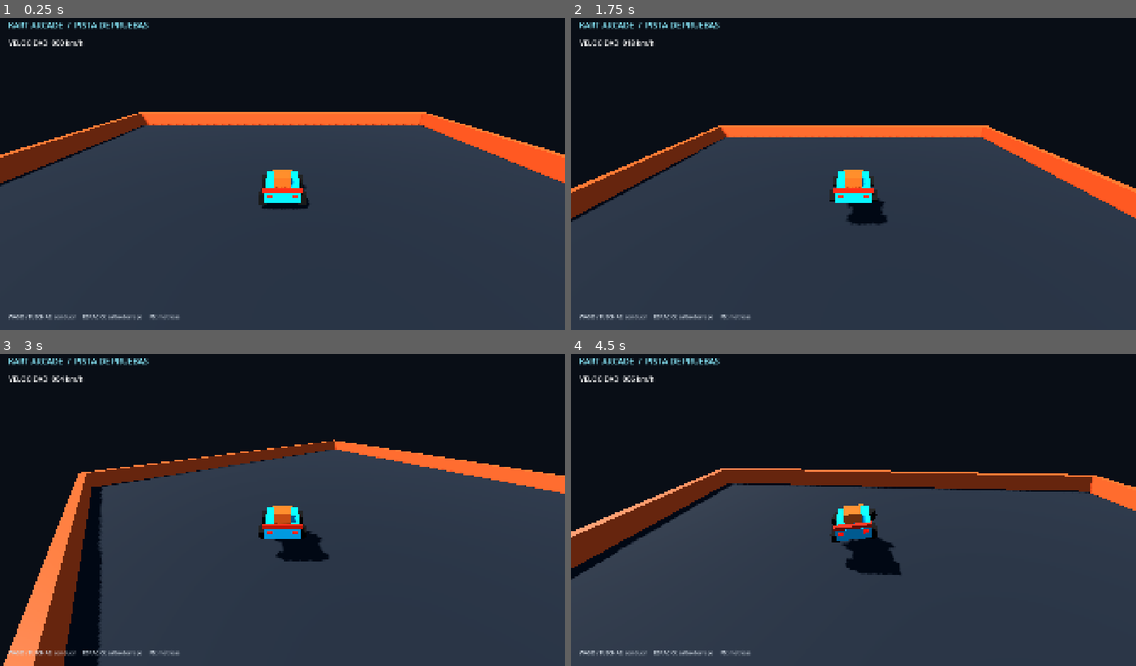
Above: before the commit, frames 1-4 (two rows, left to right).
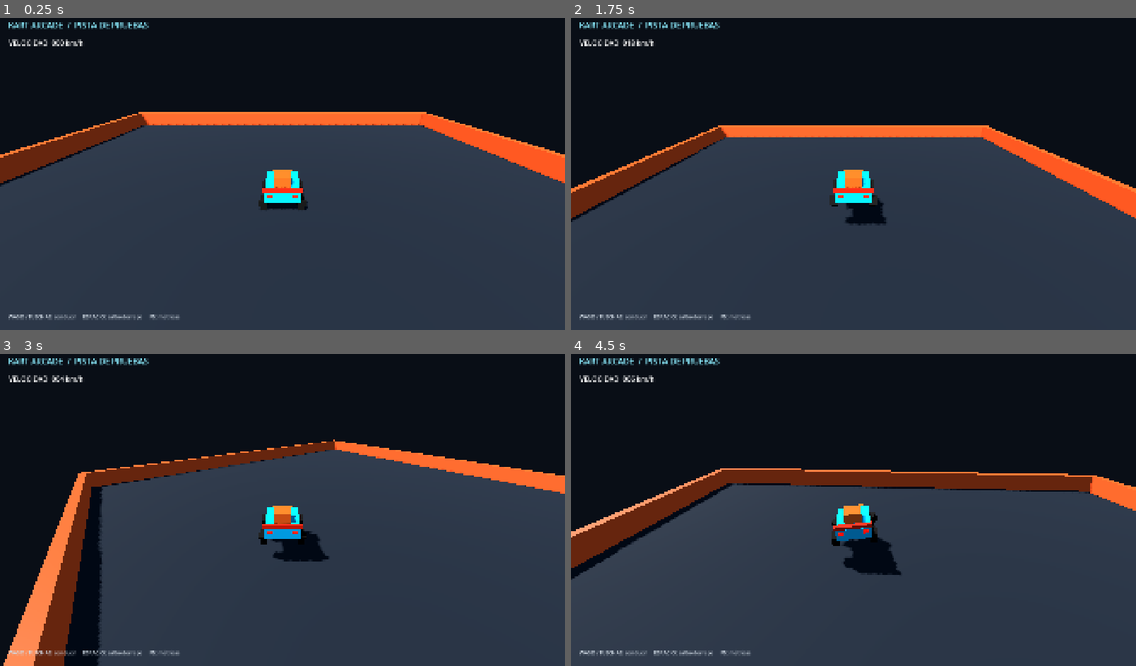
Above: after the commit, the same moments.

Repository: GammaYoshimura/kart
Game: Godot game, scene res://scenes/gameplay/playground.tscn
Same seed, same stepped clock (60 frames per second), same inputs: the game is played once before the commit and once after it.
Inputs:
- Up to frame 1 (0.25 s): no input
- Up to frame 2 (1.75 s): tap Enter at 0.5 s; hold D (steer_right) 0.53-1.28 s; hold Q (aim_backward) 0.53-1.28 s; tap Space (drift_hop) at 0.77, 1.52 s; hold S (brake_reverse) from 1.28 s (still down); tap Page Down (toggle_perf_overlay) at 1.35 s
- Up to frame 3 (3 s): release S (brake_reverse) at 2.03 s; hold D (steer_right) 2.03-2.78 s; hold E (use_item) 2.03-2.78 s; hold W (accelerate) from 2.78 s (still down); tap Q (aim_backward) at 2.85 s
- Up to frame 4 (4.5 s): tap Space (drift_hop) at 3.02, 3.77 s; release W (accelerate) at 3.53 s; hold A (steer_left) from 3.53 s (still down); tap Page Down (toggle_perf_overlay) at 3.6 s; tap E (use_item) at 4.35 s

The runs differ from the first frame. In frame 1, 0.1% of the frame differs, in the area x 45-55%, y 50-62%; in frame 2, 0.1%; in frame 3, 0.1%; in frame 4, 0.2%, in the area x 45-59%, y 49-70%.

Commit message:
feat: add visual wheel suspension

Diff:
--- a/scenes/gameplay/playground.tscn
+++ b/scenes/gameplay/playground.tscn
@@ -122,24 +122,44 @@
 surface_material_override/0 = SubResource("Mat_Accent")
 
 [node name="WheelFL" type="MeshInstance3D" parent="KartVisual/ChassisPivot"]
-position = Vector3(-0.78, -0.2, -0.66)
-mesh = SubResource("Mesh_Wheel")
-surface_material_override/0 = SubResource("Mat_Tire")
+position = Vector3(-0.78, -0.4, -0.66)
+mesh = SubResource("Mesh_Wheel")
+surface_material_override/0 = SubResource("Mat_Tire")
+
+[node name="WheelRayFL" type="RayCast3D" parent="KartVisual/ChassisPivot"]
+position = Vector3(-0.78, 0.2, -0.66)
+target_position = Vector3(0, -1.3, 0)
+collision_mask = 1
 
 [node name="WheelFR" type="MeshInstance3D" parent="KartVisual/ChassisPivot"]
-position = Vector3(0.78, -0.2, -0.66)
-mesh = SubResource("Mesh_Wheel")
-surface_material_override/0 = SubResource("Mat_Tire")
+position = Vector3(0.78, -0.4, -0.66)
+mesh = SubResource("Mesh_Wheel")
+surface_material_override/0 = SubResource("Mat_Tire")
+
+[node name="WheelRayFR" type="RayCast3D" parent="KartVisual/ChassisPivot"]
+position = Vector3(0.78, 0.2, -0.66)
+target_position = Vector3(0, -1.3, 0)
+collision_mask = 1
 
 [node name="WheelRL" type="MeshInstance3D" parent="KartVisual/ChassisPivot"]
-position = Vector3(-0.78, -0.2, 0.68)
-mesh = SubResource("Mesh_Wheel")
-surface_material_override/0 = SubResource("Mat_Tire")
+position = Vector3(-0.78, -0.4, 0.68)
+mesh = SubResource("Mesh_Wheel")
+surface_material_override/0 = SubResource("Mat_Tire")
+
+[node name="WheelRayRL" type="RayCast3D" parent="KartVisual/ChassisPivot"]
+position = Vector3(-0.78, 0.2, 0.68)
+target_position = Vector3(0, -1.3, 0)
+collision_mask = 1
 
 [node name="WheelRR" type="MeshInstance3D" parent="KartVisual/ChassisPivot"]
-position = Vector3(0.78, -0.2, 0.68)
-mesh = SubResource("Mesh_Wheel")
-surface_material_override/0 = SubResource("Mat_Tire")
+position = Vector3(0.78, -0.4, 0.68)
+mesh = SubResource("Mesh_Wheel")
+surface_material_override/0 = SubResource("Mat_Tire")
+
+[node name="WheelRayRR" type="RayCast3D" parent="KartVisual/ChassisPivot"]
+position = Vector3(0.78, 0.2, 0.68)
+target_position = Vector3(0, -1.3, 0)
+collision_mask = 1
 
 [node name="RearWing" type="MeshInstance3D" parent="KartVisual/ChassisPivot"]
 position = Vector3(0, 0.24, 0.94)
--- a/src/presentation/kart/kart_visual_node.gd
+++ b/src/presentation/kart/kart_visual_node.gd
@@ -10,6 +10,9 @@
 var _front_right_wheel: Node3D
 var _rear_left_wheel: Node3D
 var _rear_right_wheel: Node3D
+var _wheel_raycasts: Array[RayCast3D] = []
+var _wheel_nodes: Array[Node3D] = []
+var _wheel_rest_heights: Array[float] = []
 var _previous_transform: Transform3D
 var _current_transform: Transform3D
 var _wheel_rotation: float = 0.0
@@ -22,6 +25,14 @@
 	_front_right_wheel = get_node_or_null("ChassisPivot/WheelFR") as Node3D
 	_rear_left_wheel = get_node_or_null("ChassisPivot/WheelRL") as Node3D
 	_rear_right_wheel = get_node_or_null("ChassisPivot/WheelRR") as Node3D
+	_wheel_nodes = [_front_left_wheel, _front_right_wheel, _rear_left_wheel, _rear_right_wheel]
+	_wheel_rest_heights = [-0.4, -0.4, -0.4, -0.4]
+	_wheel_raycasts = [
+		get_node_or_null("ChassisPivot/WheelRayFL") as RayCast3D,
+		get_node_or_null("ChassisPivot/WheelRayFR") as RayCast3D,
+		get_node_or_null("ChassisPivot/WheelRayRL") as RayCast3D,
+		get_node_or_null("ChassisPivot/WheelRayRR") as RayCast3D,
+	]
 	if _sim_body == null or _chassis_pivot == null:
 		push_error("KartVisualNode requires a KartSimBody and ChassisPivot.")
 		set_process(false)
@@ -45,6 +56,7 @@
 	)
 	_apply_chassis_motion()
 	_apply_wheel_motion()
+	_apply_wheel_suspension()
 
 
 func _get_sim_transform() -> Transform3D:
@@ -69,3 +81,16 @@
 	_front_right_wheel.rotation.x = _wheel_rotation
 	_rear_left_wheel.rotation.x = _wheel_rotation
 	_rear_right_wheel.rotation.x = _wheel_rotation
+
+
+func _apply_wheel_suspension() -> void:
+	for wheel_index: int in range(_wheel_nodes.size()):
+		var wheel_ray: RayCast3D = _wheel_raycasts[wheel_index]
+		var wheel: Node3D = _wheel_nodes[wheel_index]
+		var rest_height: float = _wheel_rest_heights[wheel_index]
+		wheel_ray.force_raycast_update()
+		if wheel_ray.is_colliding():
+			var ground_point: Vector3 = _chassis_pivot.to_local(wheel_ray.get_collision_point())
+			wheel.position.y = clampf(ground_point.y + 0.21, rest_height - 0.1, rest_height + 0.1)
+		else:
+			wheel.position.y = rest_height
Not shown, changed: docs/ROADMAP_PROGRESS.md
